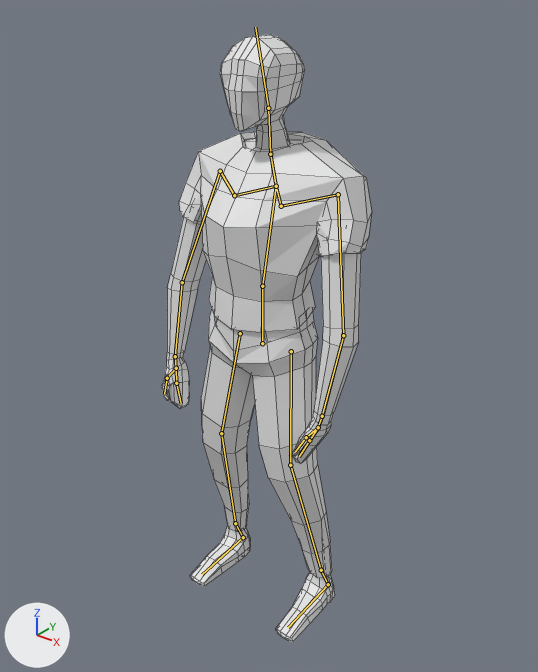
The Blender file Assets/Models/Player.Rigged.blend as it was, and as the next commit left it.
One viewpoint serves both versions: a 50 mm camera at (1.273, -1.536, 1.922) aimed at (-0.004, 0.06, 0.932). Every picture has the same lights, and +X, +Y and +Z are marked at lower left. The older version comes first. Both versions are drawn at the pose saved in each file; the numbers are the values there. The bones that bend it are drawn over the model as lines. Mesh edges are drawn as thin lines.

The first picture shows 'Pants', 'Player', 'Shirt'.
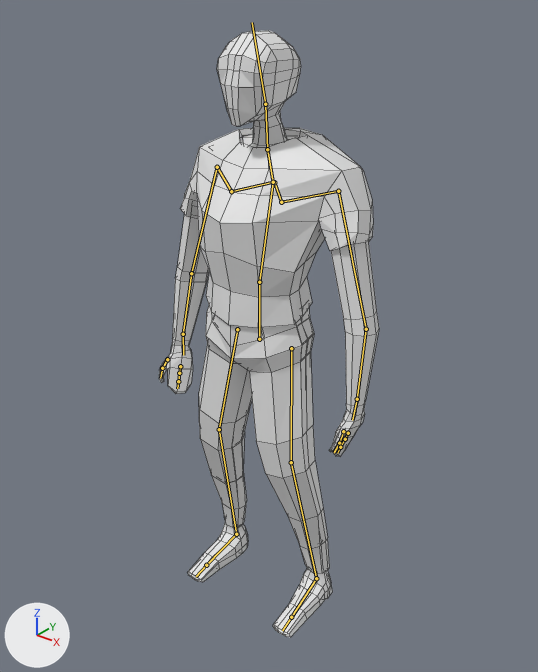
Where the change shows, as pixel boxes [x1, y1, x2, y2] in the pictures (538 x 672 px):
'Shirt', posed
    before: [179, 132, 372, 332]
    after: [180, 128, 373, 328]
'Player', posed (10% wider)
    before: [162, 35, 361, 642]
    after: [159, 30, 379, 637]
'Pants', posed
    before: [201, 309, 332, 578]
    after: [199, 306, 330, 574]
bone 'Main', root to tip
    before: (262, 343) to (262, 286)
    after: (259, 339) to (259, 282)
bone 'Bicep.l', root to tip
    before: (338, 194) to (343, 335)
    after: (338, 191) to (366, 329)
bone 'Bicep.r', root to tip
    before: (220, 171) to (182, 282)
    after: (217, 167) to (191, 273)

The edits, one by one:
Bone 'Main' (bone_main) moves from (0.012, -0.01, 0.001) to (0.0, 0.0, 0.0).
Bone 'Bicep.l' (bone_bicep_l) turns from (6, -6, -68) to (0, -9, -61) degrees about its own x, y and z.
Bone 'Bicep.r' (bone_bicep_r) turns from (6, 6, 68) to (-5, 36, 61) degrees about its own x, y and z.
